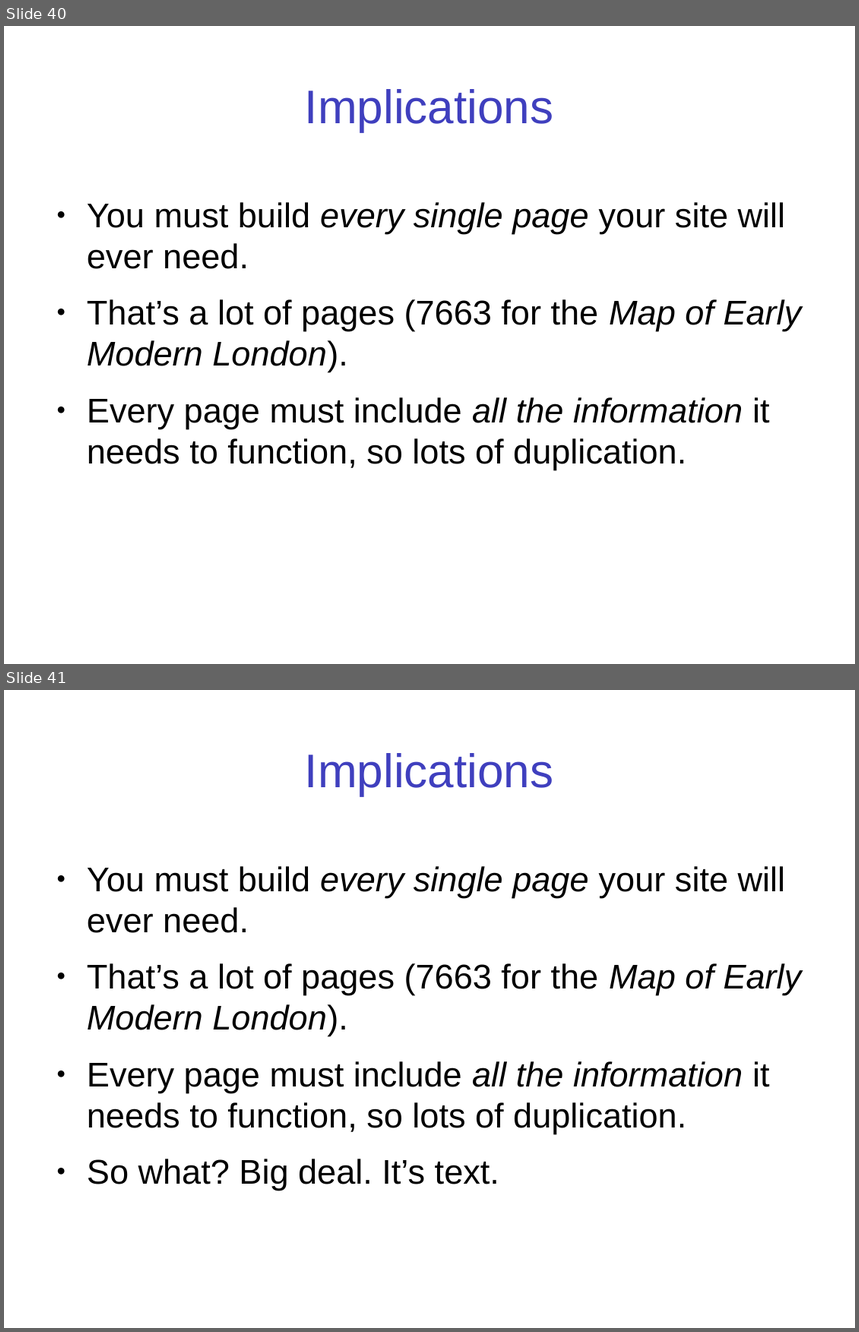
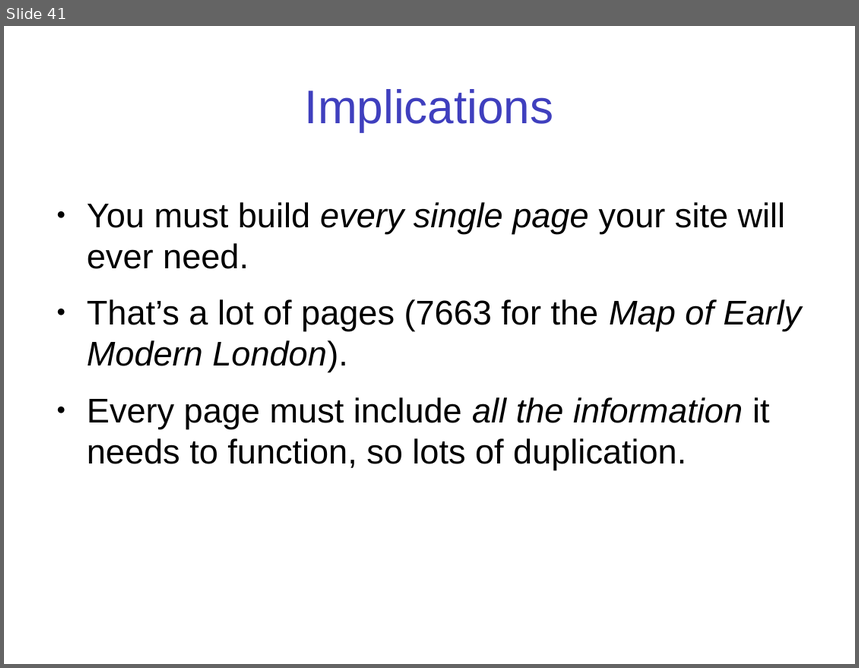
Before and after one commit to projectEndings/Endings, a slide deck: presentations/SHARP_2017/mdh_sharp_2017.pptx. Shown one above the other, each under a label of ours: slides 40 and 41 before the commit, slide 41 after it. The pictures are 859x1332 and 859x668 pixels, drawn with LibreOffice and Linux fonts; fonts in the diff are those of the drawing. Boxes give left, top, right and bottom in pixels: in the first picture for what was removed or moved away, otherwise in the second. Text is boxed around its words. In the diff, an @@ line names an element or a change of style, - is before the commit and + after.

Commit message:
Tweak to presentation.

```diff
--- a/presentations/SHARP_2017/mdh_sharp_2017.pptx
+++ b/presentations/SHARP_2017/mdh_sharp_2017.pptx
@@ slide 41 removed at [4,690,855,1328], background #FFFFFF @@
@@ text removed at [305,753,554,796] @@
-Implications
@@ text removed at [87,866,802,1191] @@
-● You must build every single page your site will ever need.
-● That’s a lot of pages (7663 for the Map of Early Modern London).
-● Every page must include all the information it needs to function, so lots of duplication.
-● So what? Big deal. It’s text.
@@ what was slide 40 is now slide 41 @@
```
Also in this commit, not shown: 5 slides added, 2 other slides removed, 2 other files.
